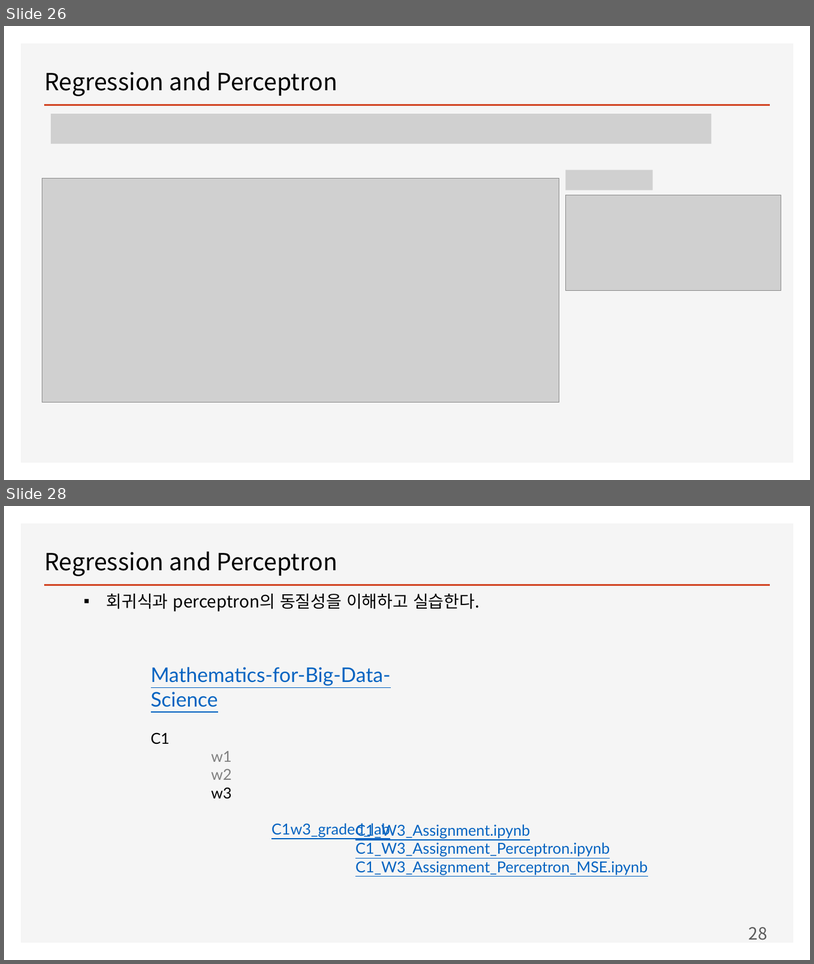
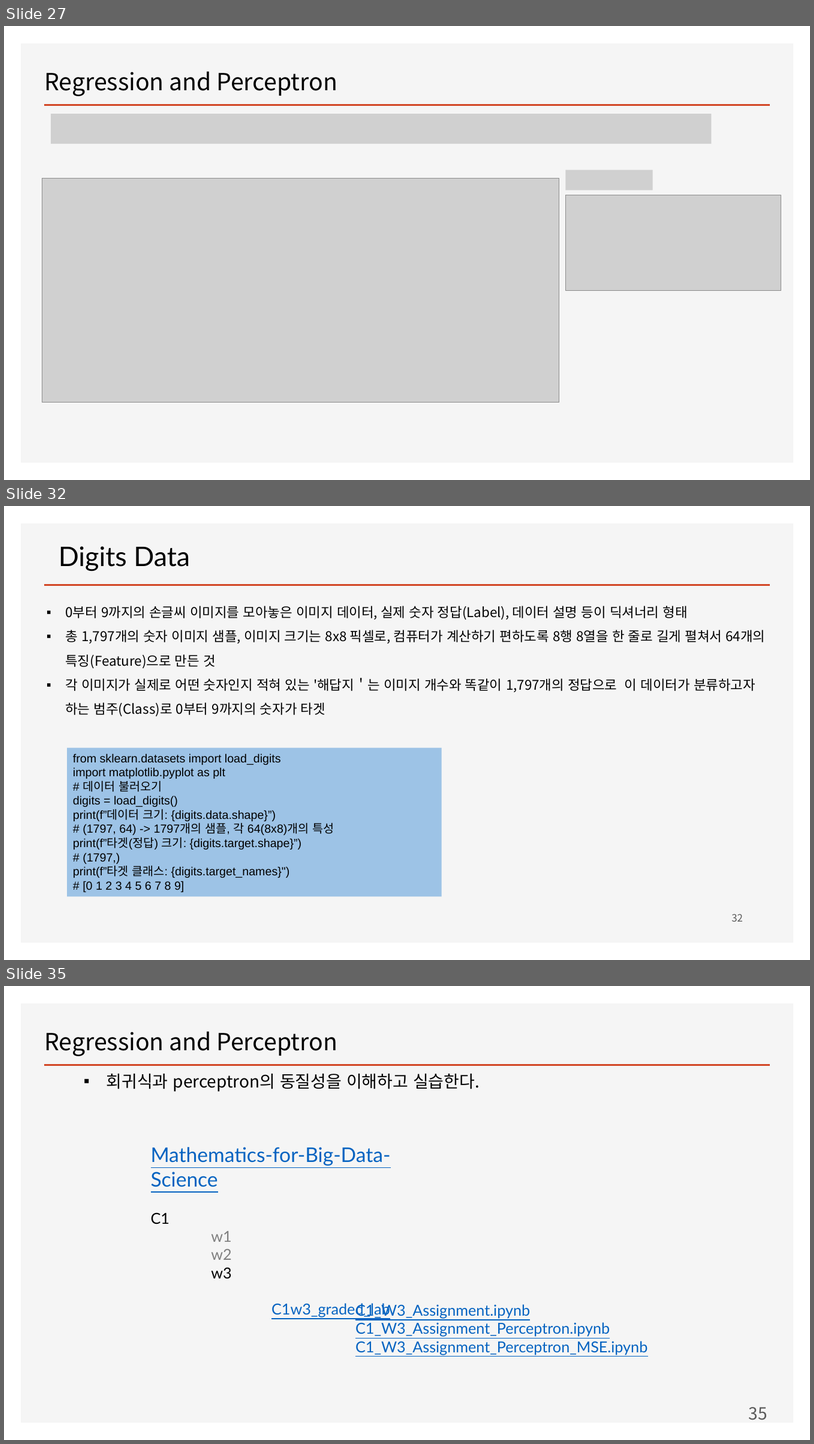
Before and after one commit to ancestor9/mathematics-for-machine-learning, a slide deck: w4_Perceptron_Regression.pptx. Shown one above the other, each under a label of ours: slides 26 and 28 before the commit, slides 27, 32 and 35 after it; the slides between them are not shown. The pictures are 814x964 and 814x1444 pixels, drawn with LibreOffice and Linux fonts; fonts in the diff are those of the drawing; grey boxes stand for pictures; background and template pictures are left out. Boxes give left, top, right and bottom in pixels: in the first picture for what was removed or moved away, otherwise in the second. Text is boxed around its words. In the diff, an @@ line names an element or a change of style, - is before the commit and + after.

```diff
--- a/w4_Perceptron_Regression.pptx
+++ b/w4_Perceptron_Regression.pptx
@@ slide 32 added at box(4, 506, 810, 960), background #FFFFFF; not listed: 2 template elements that a slide beside it also shows @@
@@ text added at box(59, 546, 190, 571), 32 pt, text #000000 @@
+Digits Data
@@ text added at box(65, 606, 766, 717), 16 pt, text #000000 @@
+▪ 0부터 9까지의 손글씨 이미지를 모아놓은 이미지 데이터, 실제 숫자 정답(Label), 데이터 설명 등이 딕셔너리 형태
+▪ 총 1,797개의 숫자 이미지 샘플, 이미지 크기는 8x8 픽셀로, 컴퓨터가 계산하기 편하도록 8행 8열을 한 줄로 길게 펼쳐서 64개의 특징(Feature)으로 만든 것
+▪ 각 이미지가 실제로 어떤 숫자인지 적혀 있는 '해답지＇는 이미지 개수와 똑같이 1,797개의 정답으로 이 데이터가 분류하고자 하는 범주(Class)로 0부터 9까지의 숫자가 타겟
@@ rectangle added at box(67, 748, 442, 897), fill #9DC3E6, 14 pt, text #000000 @@
+from sklearn.datasets import load_digits
+import matplotlib.pyplot as plt
+# 데이터 불러오기
+digits = load_digits()
+print(f”데이터 크기: {digits.data.shape}”)
+# (1797, 64) -> 1797개의 샘플, 각 64(8x8)개의 특성
+print(f”타겟(정답) 크기: {digits.target.shape}”)
+# (1797,)
+print(f”타겟 클래스: {digits.target_names}")
+# [0 1 2 3 4 5 6 7 8 9]
@@ page number added at box(732, 913, 743, 921), 12 pt, text #595959 @@
+32
@@ what was slide 26 is now slide 27 @@
@@ what was slide 28 is now slide 35 @@
@@ page number at box(749, 1407, 768, 1420): text changed @@
-28
+35
```
Also in this commit, not shown: 2 slides changed, 7 other slides added.
